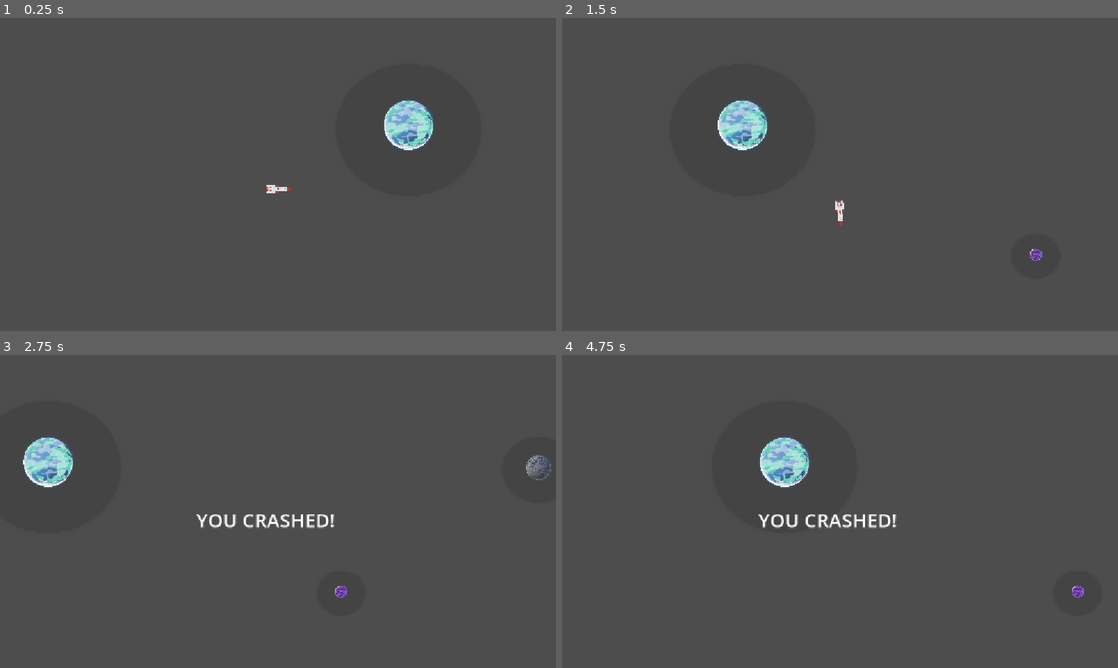
Above: before the commit, frames 1-4 (two rows, left to right).
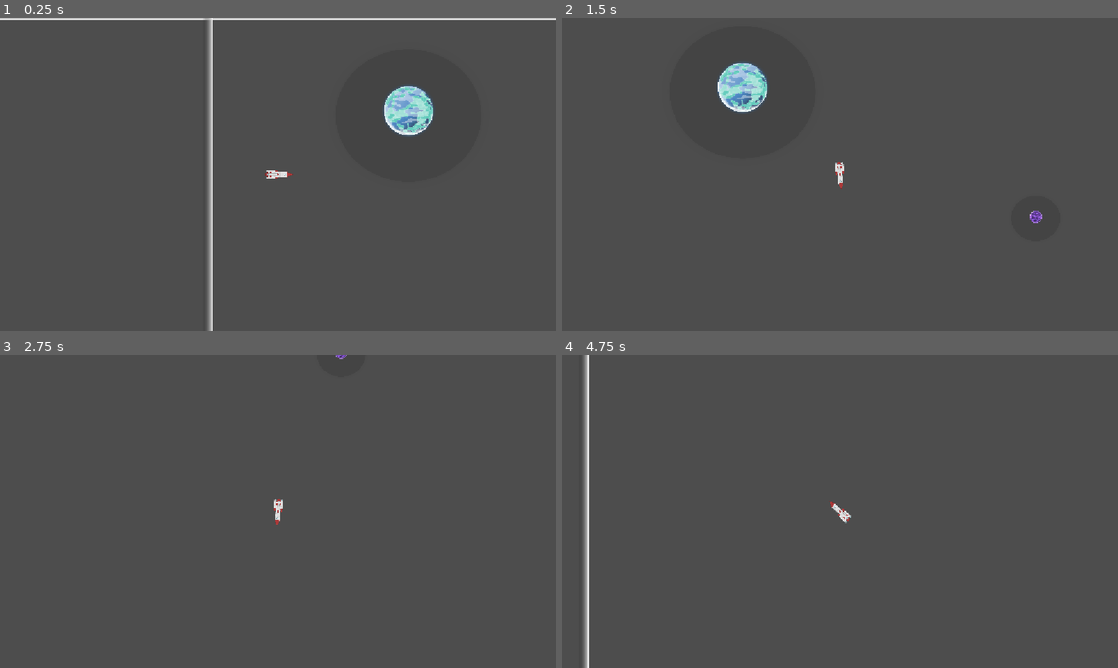
Above: after the commit, the same moments.

Repository: gilad905/space-jam
Game: Godot game, scene res://scenes/main.tscn
Same seed, same stepped clock (60 frames per second), same inputs: the game is played once before the commit and once after it.
Inputs:
- Up to frame 1 (0.25 s): no input
- Up to frame 2 (1.5 s): hold Right (right) 0.53-1.28 s; hold Left (left) from 1.28 s (still down)
- Up to frame 3 (2.75 s): release Left (left) at 2.03 s; hold Right (right) from 2.03 s (still down)
- Up to frame 4 (4.75 s): release Right (right) at 3.53 s; hold Left (left) from 3.53 s (still down)

The runs differ from the first frame. In frame 1, 3.1% of the frame differs, in the area x 0-100%, y 0-100%; in frame 2, 2.5%; in frame 3, 2.0%; in frame 4, 2.7%.

Commit message:
freeze and restart

Diff:
--- a/src/scenes/main.tscn
+++ b/src/scenes/main.tscn
@@ -21,6 +21,12 @@
 [sub_resource type="CapsuleShape2D" id="CapsuleShape2D_jyhfs"]
 radius = 9.0
 height = 28.0
+
+[sub_resource type="Gradient" id="Gradient_choun"]
+colors = PackedColorArray(0, 0, 0, 0, 1, 1, 1, 1)
+
+[sub_resource type="GradientTexture2D" id="GradientTexture2D_iy7yg"]
+gradient = SubResource("Gradient_choun")
 
 [node name="Main" type="Node2D" unique_id=62847045]
 script = ExtResource("1_jyhfs")
@@ -72,24 +78,48 @@
 [node name="boundaries" type="Area2D" parent="." unique_id=197040172]
 collision_layer = 2
 
-[node name="CollisionShape2D" type="CollisionShape2D" parent="boundaries" unique_id=658337280 groups=["walls"]]
-position = Vector2(592, 645)
+[node name="boundryBottom" type="CollisionShape2D" parent="boundaries" unique_id=658337280 groups=["walls"]]
+position = Vector2(1753, 2389)
 shape = ExtResource("7_o6xl0")
 
-[node name="CollisionShape2D2" type="CollisionShape2D" parent="boundaries" unique_id=1562875736 groups=["walls"]]
+[node name="Sprite2D" type="Sprite2D" parent="boundaries/boundryBottom" unique_id=1342861103]
+position = Vector2(1409, -10)
+rotation = 1.5707964
+scale = Vector2(1.344, 102.25)
+texture = SubResource("GradientTexture2D_iy7yg")
+
+[node name="boundryTop" type="CollisionShape2D" parent="boundaries" unique_id=1562875736 groups=["walls"]]
 position = Vector2(592, 0)
 rotation = 3.1415927
 shape = ExtResource("7_o6xl0")
 
-[node name="CollisionShape2D3" type="CollisionShape2D" parent="boundaries" unique_id=28897620 groups=["walls"]]
+[node name="Sprite2D" type="Sprite2D" parent="boundaries/boundryTop" unique_id=814328221]
+position = Vector2(-2208.9998, -13.999805)
+rotation = -1.5707964
+scale = Vector2(0.344, 108.25)
+texture = SubResource("GradientTexture2D_iy7yg")
+
+[node name="boundryLeft" type="CollisionShape2D" parent="boundaries" unique_id=28897620 groups=["walls"]]
 position = Vector2(0, 342)
 rotation = 1.5707964
 shape = ExtResource("7_o6xl0")
 
-[node name="CollisionShape2D4" type="CollisionShape2D" parent="boundaries" unique_id=1890001498 groups=["walls"]]
+[node name="Sprite2D" type="Sprite2D" parent="boundaries/boundryLeft" unique_id=647446905]
+position = Vector2(-1133.0001, 20.000046)
+rotation = -1.5707964
+scale = Vector2(0.344, 108.25)
+texture = SubResource("GradientTexture2D_iy7yg")
+
+[node name="boundryRight" type="CollisionShape2D" parent="boundaries" unique_id=1890001498 groups=["walls"]]
 position = Vector2(2700, 314)
 rotation = -1.5707964
 shape = ExtResource("7_o6xl0")
+
+[node name="Sprite2D" type="Sprite2D" parent="boundaries/boundryRight" unique_id=301755507]
+position = Vector2(-2208.9998, -13.999805)
+rotation = -1.5707964
+scale = Vector2(0.344, 108.25)
+texture = SubResource("GradientTexture2D_iy7yg")
 
 [node name="Camera2D" type="Camera2D" parent="." unique_id=418571327]
 position = Vector2(592, 314)
--- a/src/scripts/camera_2d.gd
+++ b/src/scripts/camera_2d.gd
@@ -1,7 +1,7 @@
 extends Camera2D
 
-func _process(delta):
+func _process(_delta):
 	# Update the camera's position to follow the player
 	var player = get_node("/root/Main/Player")  # Adjust the path to your player node
 	if player:
-		global_position.x = player.global_position.x
+		global_position = player.global_position
--- a/src/scripts/main.gd
+++ b/src/scripts/main.gd
@@ -4,8 +4,14 @@
 func _on_goal_body_entered(body: Node2D) -> void:
 	if body.is_in_group("player"):
 		$hud/winning.visible = true
-
+		self.call_deferred("_restart")
 
 func _on_boundaries_body_entered(body: Node2D) -> void:
 	if body.is_in_group("player"):
 		$hud/losing.visible = true
+		self.call_deferred("_restart")
+
+func _restart() -> void:
+	$Player._freeze()
+	await get_tree().create_timer(2.0).timeout
+	get_tree().reload_current_scene()
--- a/src/scripts/player.gd
+++ b/src/scripts/player.gd
@@ -5,12 +5,7 @@
 @export var min_speed: float = 100.0
 @export var max_speed: float = 400.0
 
-var stopped: bool = false
-
 func _physics_process(_delta: float) -> void:
-	if stopped:
-		return
-
 	# 1. Constant forward thrust along local UP
 	var forward_dir := Vector2.UP.rotated(rotation)
 	apply_central_force(forward_dir * forward_force)
@@ -26,9 +21,13 @@
 		linear_velocity = linear_velocity.normalized() * min_speed
 
 func _on_body_entered(body: Node) -> void:
+	self.call_deferred("_freeze")
 	if body.is_in_group("walls"):
-		stopped = true
 		$"../hud/losing".visible = true
 	elif body.is_in_group("goal"):
-		stopped = true
 		$"../hud/winning".visible = true
+
+func _freeze() -> void:
+	freeze = true
+	linear_velocity = Vector2.ZERO
+	angular_velocity = 0
